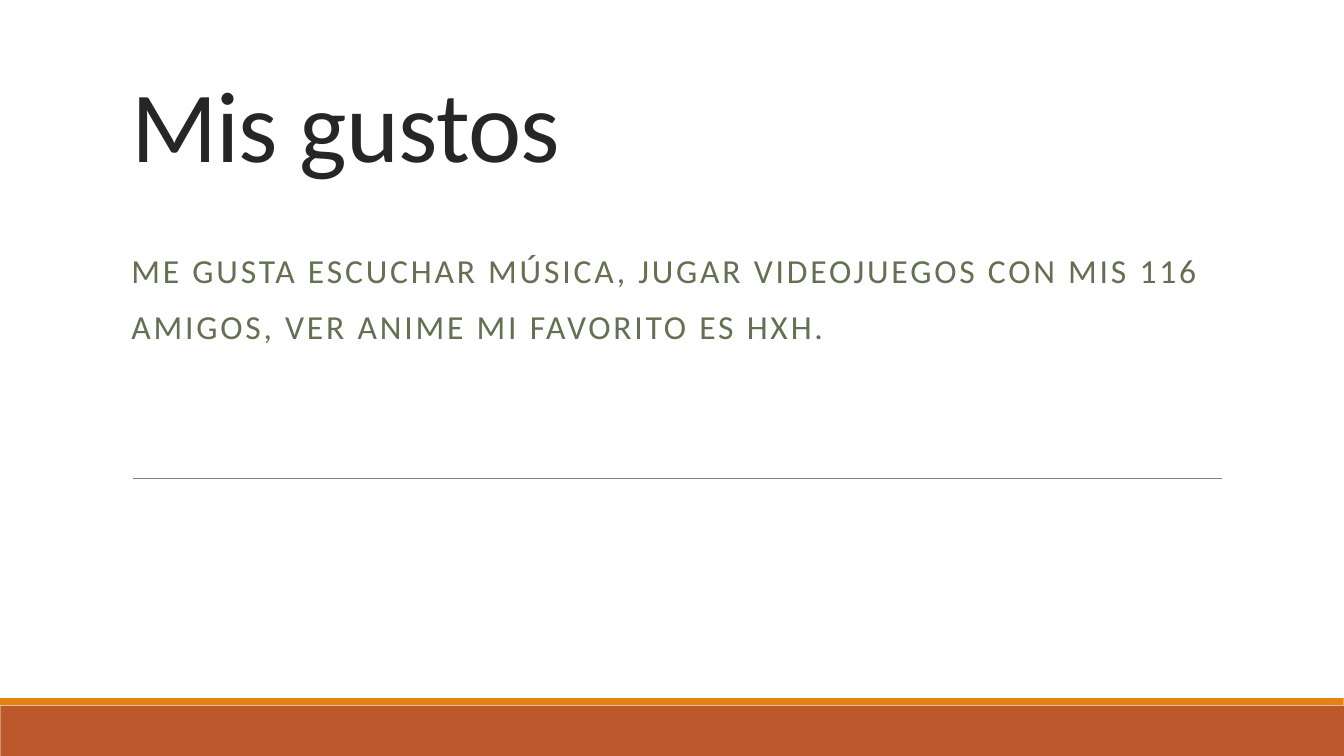
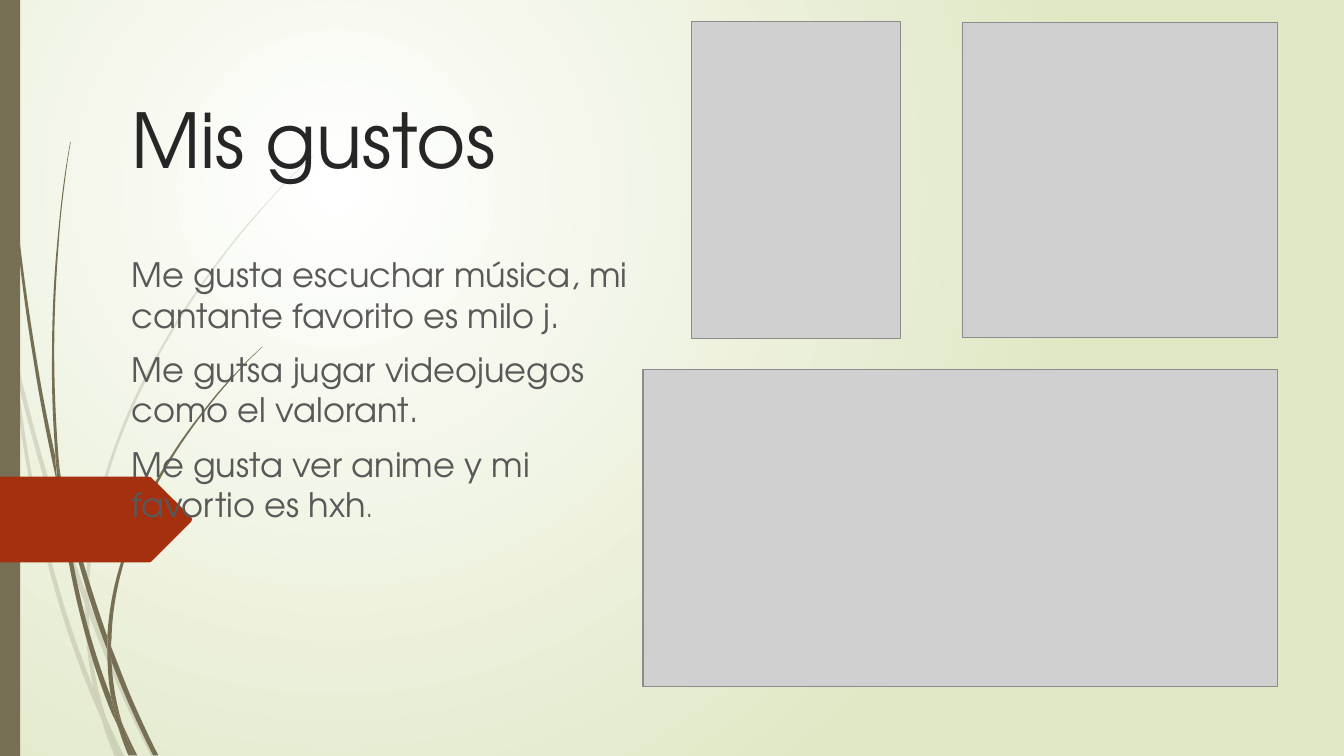
Before and after one commit to Pinita19/culturadigital2, a slide deck: slide 3 of MI PRESENTACIOn.pptx. Drawn at 1344x756 pixels with LibreOffice and Linux fonts; fonts in the diff are those of the drawing; grey boxes stand for pictures. Boxes give left, top, right and bottom in pixels: in the first picture for what was removed or moved away, otherwise in the second. Text is boxed around its words. In the diff, an @@ line names an element or a change of style, - is before the commit and + after.

```diff
--- a/MI PRESENTACIOn.pptx
+++ b/MI PRESENTACIOn.pptx
@@ background #FFFFFF to gradient #FFFFFF to #DFE8C4 @@
@@ rectangle added at box(0, 0, 20, 756), fill #766F54 @@
@@ picture added at box(692, 22, 900, 340) @@
@@ picture added at box(963, 23, 1277, 338) @@
@@ title "Mis gustos" at box(131, 112, 495, 185): size 72 to 54 pt, font Calibri to TeX Gyre Adventor, letter spacing -0.5 to 0 pt; line spacing 0.85 to 1 @@
@@ subtitle at box(131, 261, 627, 534): text changed; font Calibri to TeX Gyre Adventor; text colour #637052 to #595959 @@
-ME GUSTA ESCUCHAR MÚSICA, JUGAR VIDEOJUEGOS CON MIS 116
-AMIGOS, VER ANIME MI FAVORITO ES HXH.
+Me gusta escuchar música, mi cantante favorito es milo j.
+Me gutsa jugar videojuegos como el valorant.
+Me gusta ver anime y mi favortio es hxh.
@@ picture added at box(643, 370, 1277, 688) @@
@@ freeform shape added at box(0, 477, 193, 563), fill #A53010 @@
@@ line removed from (133, 479) to (1222, 479) @@
@@ group added at box(0, 154, 315, 756): 10 freeform shapes @@
@@ rectangle removed at box(0, 706, 1344, 756) @@
@@ rectangle removed at box(0, 699, 1344, 706) @@
@@ group added at box(3, 0, 262, 756): 12 freeform shapes @@
```
Also in this commit, not shown: 2 other slides changed, 1 slide added.
